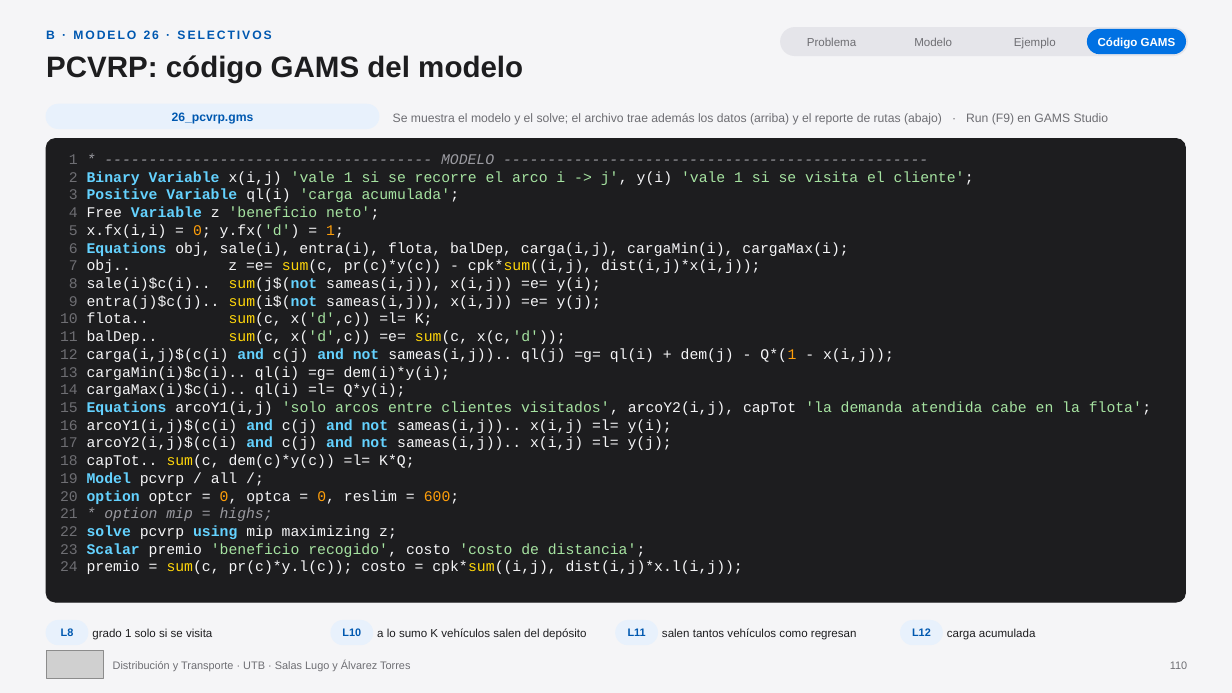
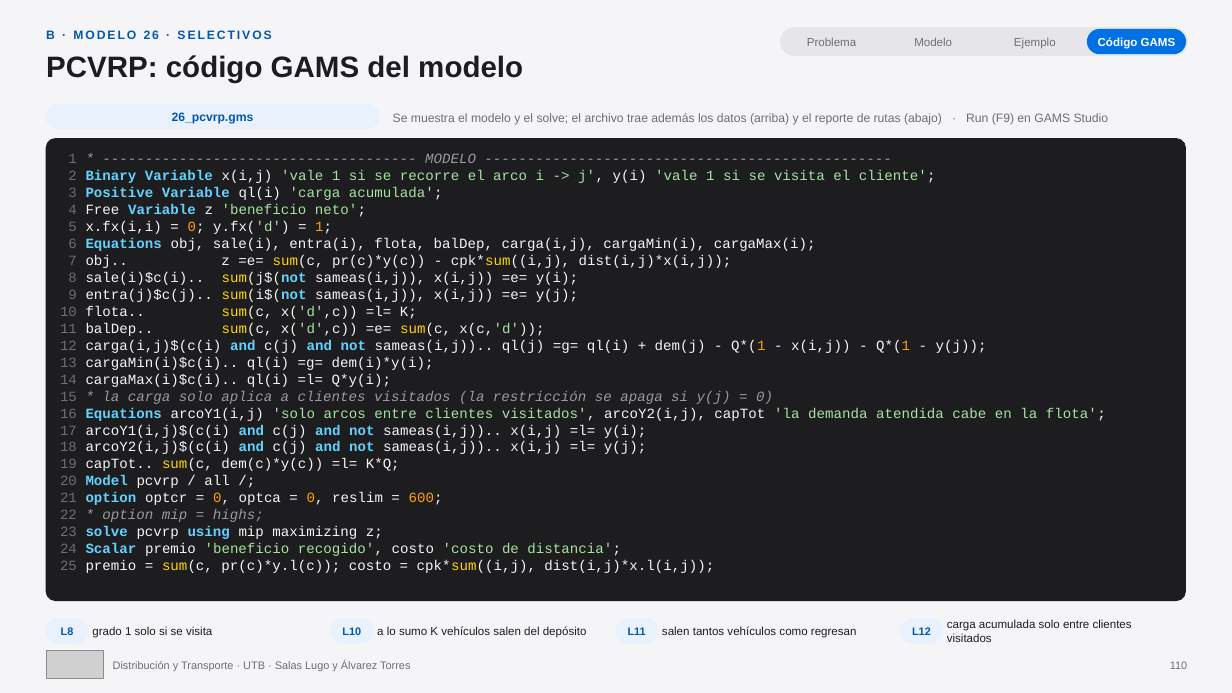
Before and after one commit to sebastianslg/grafosapp, a slide deck: slide 110 of Exposicion_Modelos_VRP_GAMS.pptx. Drawn at 1232x693 pixels with LibreOffice and Linux fonts; fonts in the diff are those of the drawing; grey boxes stand for pictures. Boxes give left, top, right and bottom in pixels: in the first picture for what was removed or moved away, otherwise in the second. Text is boxed around its words. In the diff, an @@ line names an element or a change of style, - is before the commit and + after.

```diff
--- a/Exposicion_Modelos_VRP_GAMS.pptx
+++ b/Exposicion_Modelos_VRP_GAMS.pptx
@@ text at [60, 153, 936, 387]: size 11.5 to 11 pt in "1 * ------------------------------------- MODELO ----------- ...", "2 Binary Variable x(i,j) 'vale 1 si ...", "3 Positive Variable ql(i) 'carga acumulada';", "4 Free Variable z 'beneficio neto';" and 9 more places @@
@@ text at [60, 340, 987, 353]: text changed; size 11.5 to 11 pt @@
-12 carga(i,j)$(c(i) and c(j) and not sameas(i,j)).. ql(j) =g= ql(i) + dem(j) - Q*(1 - x(i,j));
+12 carga(i,j)$(c(i) and c(j) and not sameas(i,j)).. ql(j) =g= ql(i) + dem(j) - Q*(1 - x(i,j)) - Q*(1 - y(j));
@@ text at [60, 391, 1106, 573]: text changed; size 11.5 to 11 pt @@
-15 Equations arcoY1(i,j) 'solo arcos entre clientes visitados', arcoY2(i,j), capTot 'la demanda atendida cabe en la flota';
-16 arcoY1(i,j)$(c(i) and c(j) and not sameas(i,j)).. x(i,j) =l= y(i);
-17 arcoY2(i,j)$(c(i) and c(j) and not sameas(i,j)).. x(i,j) =l= y(j);
-18 capTot.. sum(c, dem(c)*y(c)) =l= K*Q;
-19 Model pcvrp / all /;
-20 option optcr = 0, optca = 0, reslim = 600;
-21 * option mip = highs;
-22 solve pcvrp using mip maximizing z;
-23 Scalar premio 'beneficio recogido', costo 'costo de distancia';
-24 premio = sum(c, pr(c)*y.l(c)); costo = cpk*sum((i,j), dist(i,j)*x.l(i,j));
+15 * la carga solo aplica a clientes visitados (la restricción se apaga si y(j) = 0)
+16 Equations arcoY1(i,j) 'solo arcos entre clientes visitados', arcoY2(i,j), capTot 'la demanda atendida cabe en la flota';
+17 arcoY1(i,j)$(c(i) and c(j) and not sameas(i,j)).. x(i,j) =l= y(i);
+18 arcoY2(i,j)$(c(i) and c(j) and not sameas(i,j)).. x(i,j) =l= y(j);
+19 capTot.. sum(c, dem(c)*y(c)) =l= K*Q;
+20 Model pcvrp / all /;
+21 option optcr = 0, optca = 0, reslim = 600;
+22 * option mip = highs;
+23 solve pcvrp using mip maximizing z;
+24 Scalar premio 'beneficio recogido', costo 'costo de distancia';
+25 premio = sum(c, pr(c)*y.l(c)); costo = cpk*sum((i,j), dist(i,j)*x.l(i,j));
@@ text at [947, 619, 1132, 642]: text changed @@
-carga acumulada
+carga acumulada solo entre clientes visitados
```
Also in this commit, not shown: 4 other slides changed, 25 other files.
